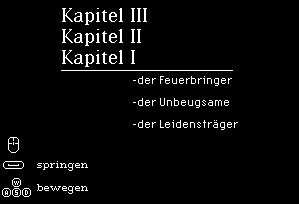
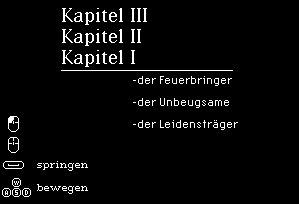
The second (299, 204) image is a revision of the first. Changes to its layers:
painted on "Ebene 7" over [8, 116, 19, 132]
